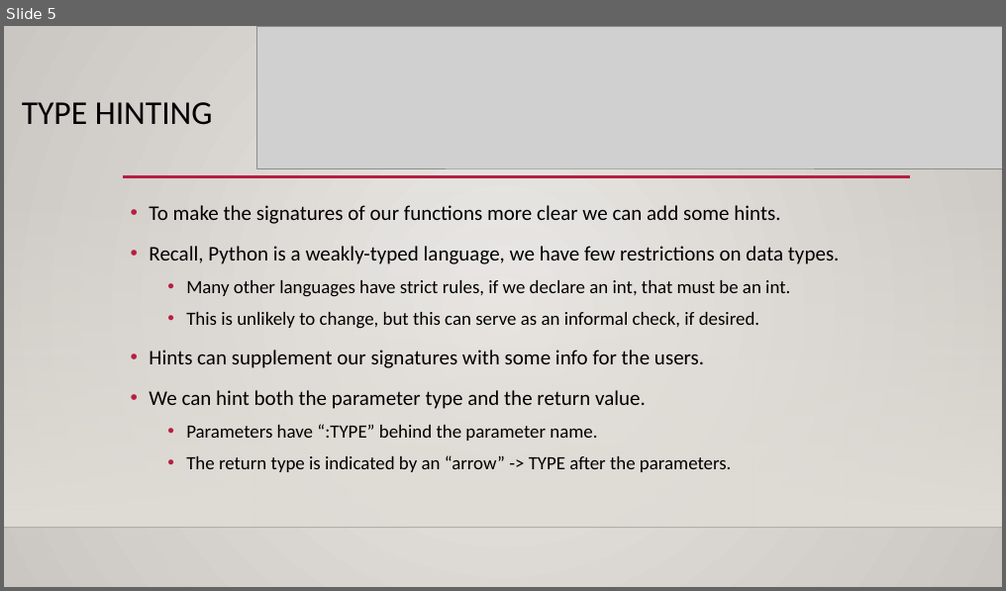
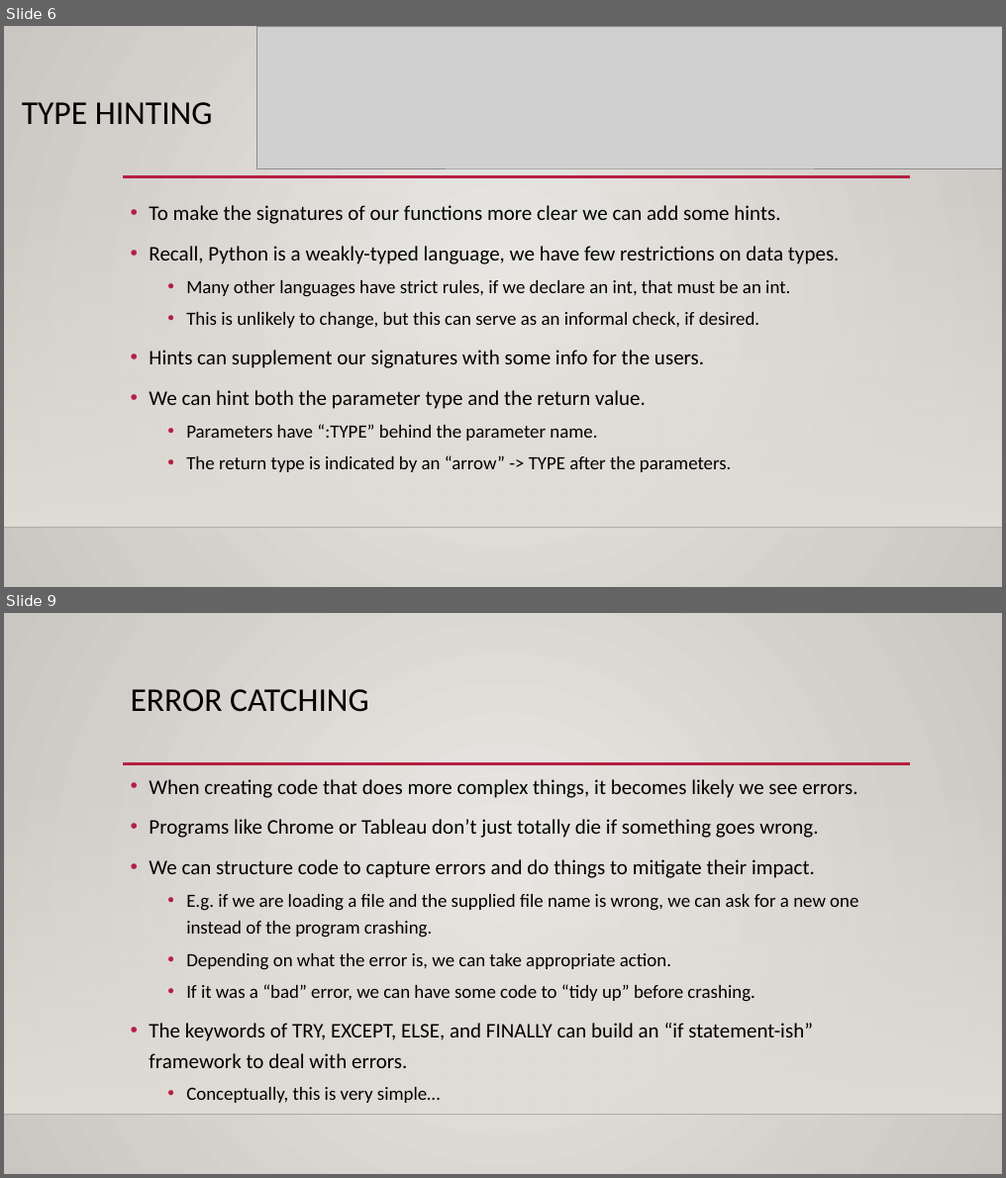
Before and after one commit to okohnkay/Programming_Basics_for_ML, a slide deck: course_material/slides/012_algo_interface_errors.pptx. Shown one above the other, each under a label of ours: slide 5 before the commit, slides 6 and 9 after it; the slides between them are not shown. The pictures are 1006x591 and 1006x1178 pixels, drawn with LibreOffice and Linux fonts; fonts in the diff are those of the drawing; grey boxes stand for pictures; background and template pictures are left out. Boxes give left, top, right and bottom in pixels: in the first picture for what was removed or moved away, otherwise in the second. Text is boxed around its words. In the diff, an @@ line names an element or a change of style, - is before the commit and + after.

```diff
--- a/course_material/slides/012_algo_interface_errors.pptx
+++ b/course_material/slides/012_algo_interface_errors.pptx
@@ slide 9 added at [4, 613, 1002, 1174], background gradient #ECEAE7 to #CAC7C1; not listed: 3 template elements that a slide beside it also shows @@
@@ title added at [131, 689, 369, 712], 32 pt, text #000000 @@
+ERROR CATCHING
@@ text added at [149, 779, 858, 1103], 20 pt, text #000000 @@
+• When creating code that does more complex things, it becomes likely we see errors.
+• Programs like Chrome or Tableau don’t just totally die if something goes wrong.
+• We can structure code to capture errors and do things to mitigate their impact.
+  • E.g. if we are loading a file and the supplied file name is wrong, we can ask for a new one instead of the program crashing.
+  • Depending on what the error is, we can take appropriate action.
+  • If it was a “bad” error, we can have some code to “tidy up” before crashing.
+• The keywords of TRY, EXCEPT, ELSE, and FINALLY can build an “if statement-ish” framework to deal with errors.
+  • Conceptually, this is very simple…
@@ what was slide 5 is now slide 6 @@
```
Also in this commit, not shown: 2 slides changed, 6 other slides added, 1 slide removed, 2 other files.
